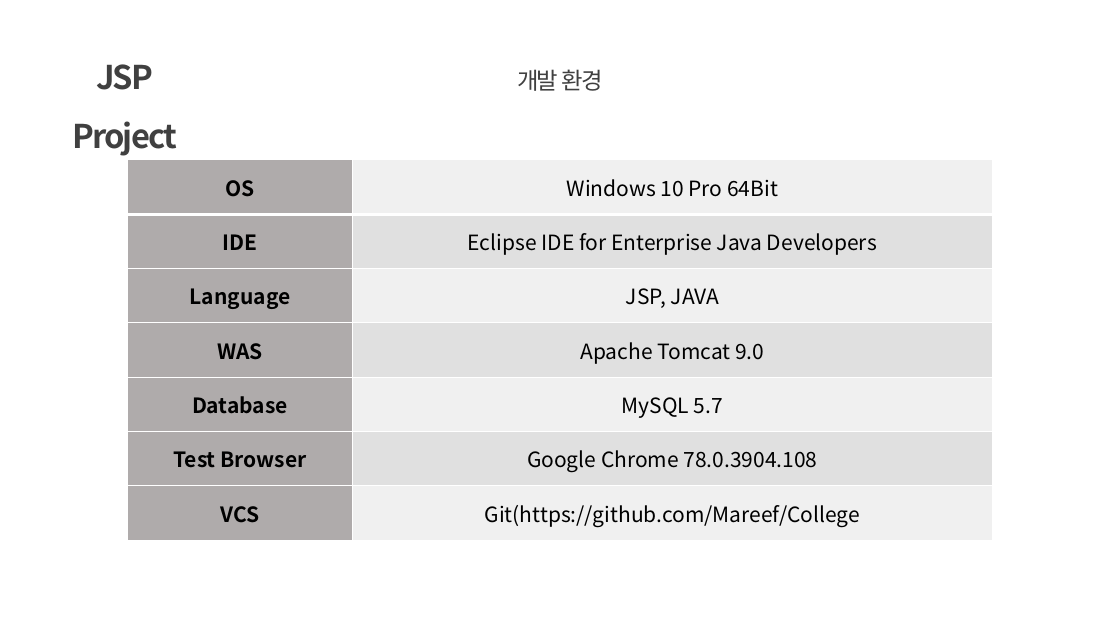
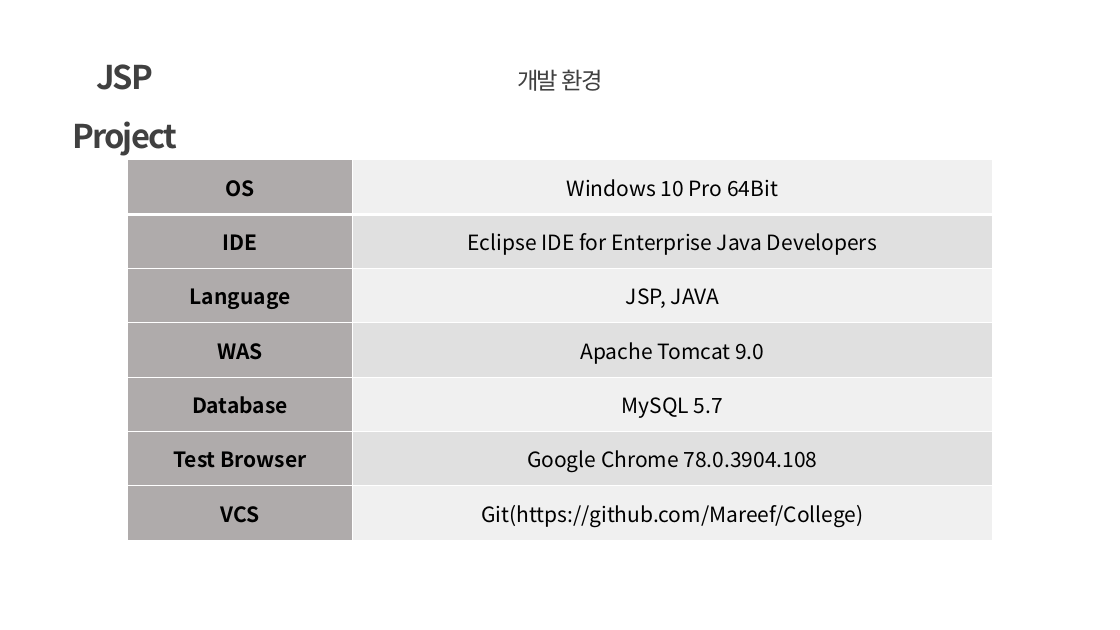
Before and after one commit to Mareef/College, a slide deck: slide 2 of jsp/project_201644008_3.pptx. Drawn at 1120x630 pixels with LibreOffice and Linux fonts; fonts in the diff are those of the drawing. Boxes give left, top, right and bottom in pixels: in the first picture for what was removed or moved away, otherwise in the second. Text is boxed around its words. In the diff, an @@ line names an element or a change of style, - is before the commit and + after.

```diff
--- a/jsp/project_201644008_3.pptx
+++ b/jsp/project_201644008_3.pptx
@@ table at (x1=128, y1=160, x2=993, y2=540) @@
-row 7, column 2: Git(https://github.com/Mareef/College
+row 7, column 2: Git(https://github.com/Mareef/College)
```
Also in this commit, not shown: 1 other slide changed, 1 slide added, 5 other files.
